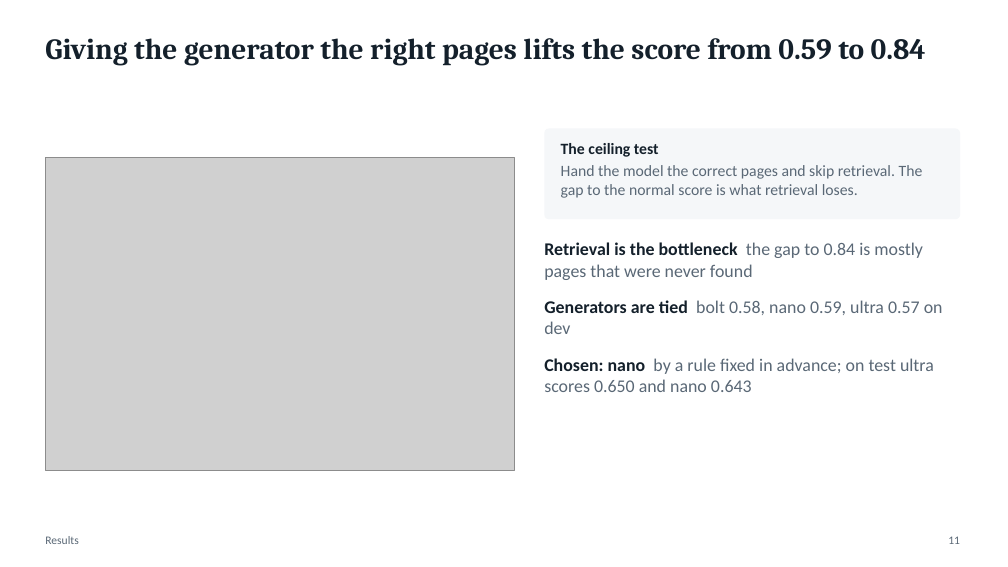
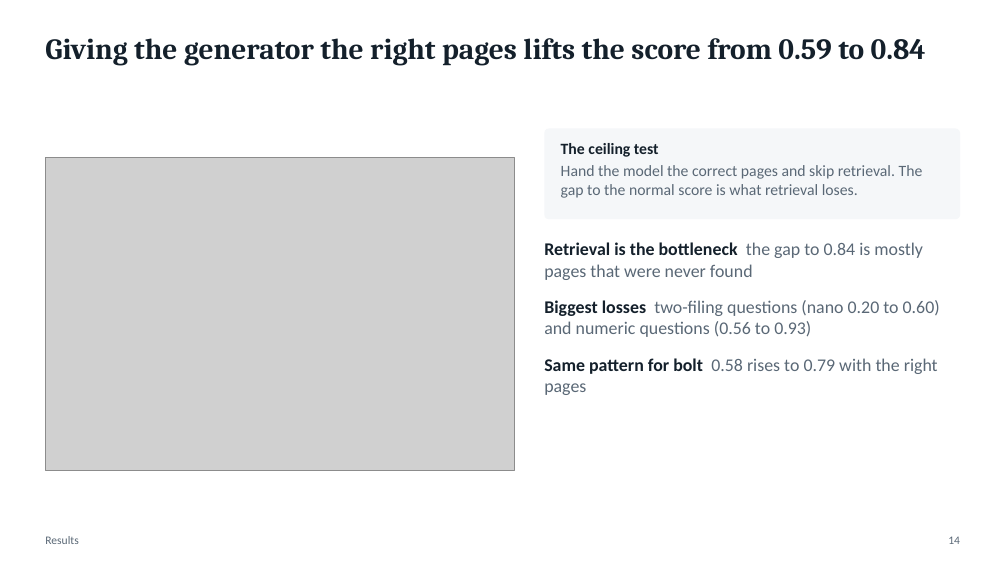
Before and after one commit to DarkkReaper007/RAG-for-financial-analysis, a slide deck: slide 14 of paper/slides.pptx (slide 11 before the commit). Drawn at 1008x567 pixels with LibreOffice and Linux fonts; fonts in the diff are those of the drawing; grey boxes stand for pictures. Boxes give left, top, right and bottom in pixels: in the first picture for what was removed or moved away, otherwise in the second. Text is boxed around its words. In the diff, an @@ line names an element or a change of style, - is before the commit and + after.

```diff
--- a/paper/slides.pptx
+++ b/paper/slides.pptx
@@ text at (544, 300, 940, 395): text changed @@
-Generators are tied bolt 0.58, nano 0.59, ultra 0.57 on dev
-Chosen: nano by a rule fixed in advance; on test ultra scores 0.650 and nano 0.643
+Biggest losses two-filing questions (nano 0.20 to 0.60) and numeric questions (0.56 to 0.93)
+Same pattern for bolt 0.58 rises to 0.79 with the right pages
@@ text at (948, 536, 960, 544): text changed @@
-11
+14
```
Also in this commit, not shown: 11 other slides changed, 3 slides added, 2 other files.
